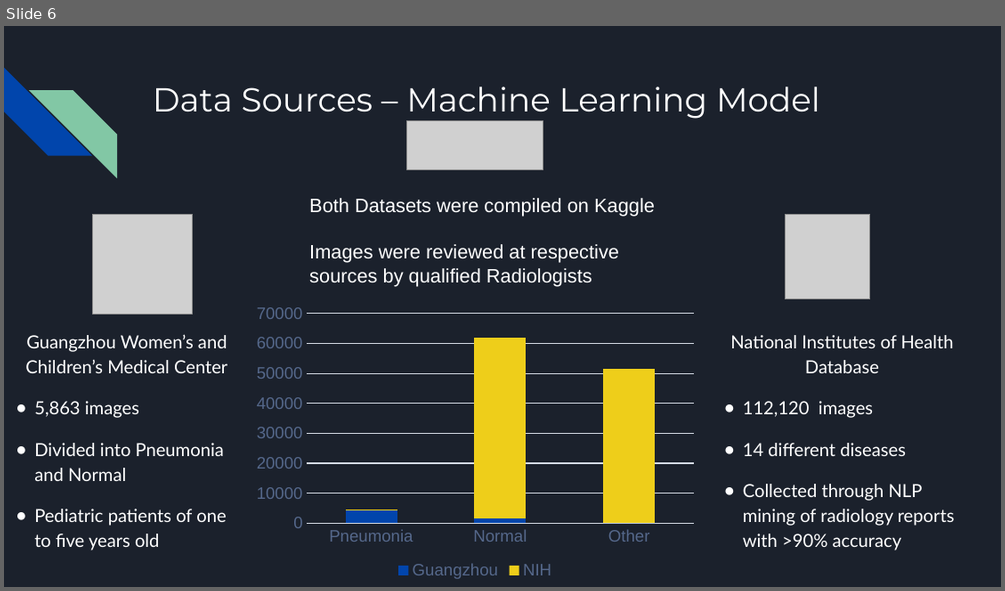
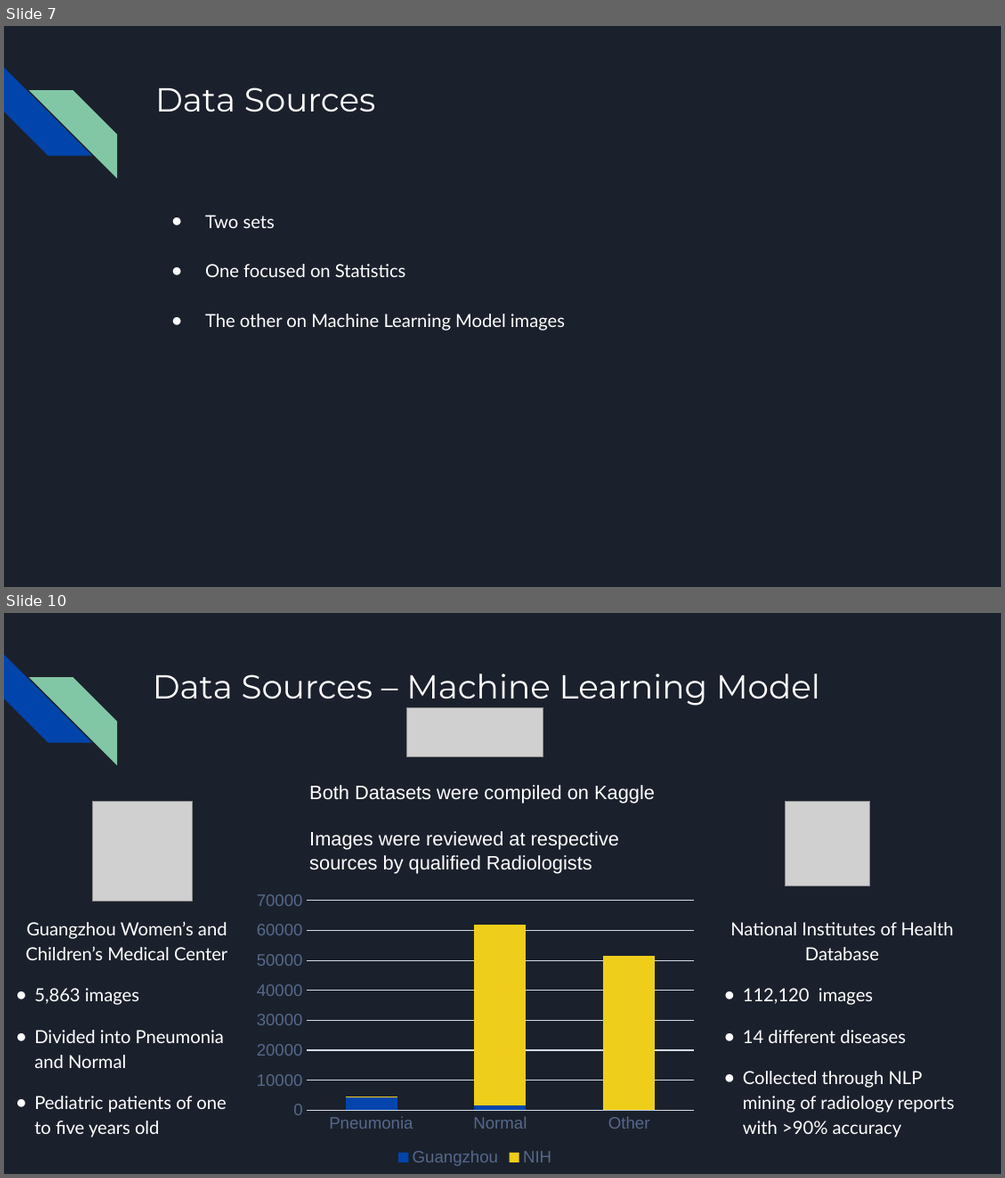
Before and after one commit to Ayesha-da/pneumonia_detection_analysis, a slide deck: Pneumonia Analysis Presentation.pptx. Shown one above the other, each under a label of ours: slide 6 before the commit, slides 7 and 10 after it; the slides between them are not shown. The pictures are 1005x591 and 1005x1178 pixels, drawn with LibreOffice and Linux fonts; fonts in the diff are those of the drawing; grey boxes stand for pictures. Boxes give left, top, right and bottom in pixels: in the first picture for what was removed or moved away, otherwise in the second. Text is boxed around its words. In the diff, an @@ line names an element or a change of style, - is before the commit and + after.

```diff
--- a/Pneumonia Analysis Presentation.pptx
+++ b/Pneumonia Analysis Presentation.pptx
@@ slide 7 added at (4, 26, 1001, 587), background #1B212C; not listed: 2 template elements that a slide beside it also shows @@
@@ title added at (155, 87, 375, 112), 24 pt, text #FFFFFF @@
+Data Sources
@@ text added at (205, 215, 565, 330), 13 pt, text #FFFFFF @@
+● Two sets
+● One focused on Statistics
+● The other on Machine Learning Model images
@@ what was slide 6 is now slide 10 @@
```
Also in this commit, not shown: 6 slides changed, 1 other slide added.
